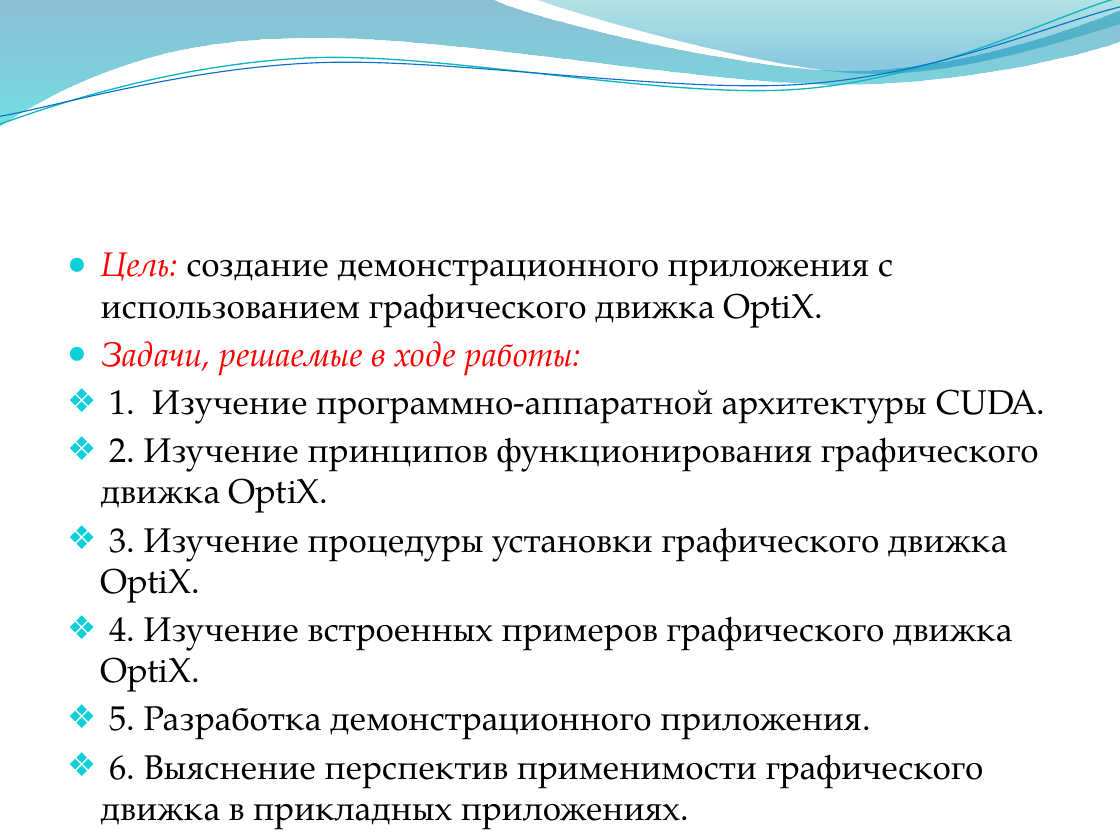
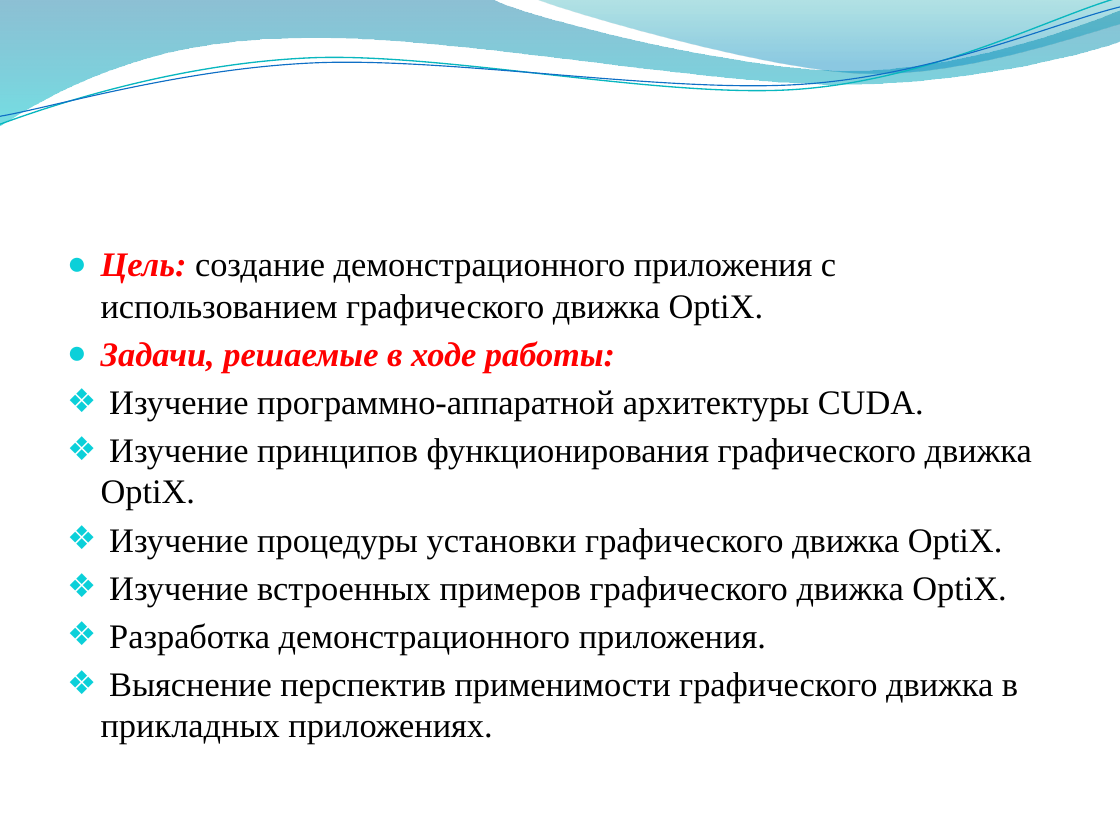
Before and after one commit to djbelyak/Optix-Research, a slide deck: slide 2 of Report/presentation.pptx. Drawn at 1120x840 pixels with LibreOffice and Linux fonts; fonts in the diff are those of the drawing; background and template pictures are left out. Boxes give left, top, right and bottom in pixels: in the first picture for what was removed or moved away, otherwise in the second. Text is boxed around its words. In the diff, an @@ line names an element or a change of style, - is before the commit and + after.

```diff
--- a/Report/presentation.pptx
+++ b/Report/presentation.pptx
@@ text at [101, 253, 836, 373]: font TeX Gyre Pagella to Times New Roman in "Цель: создание демонстрационного приложения с использованием ...", "Задачи, решаемые в ходе работы:"; bold on in "Цель:", "Задачи, решаемые в ходе работы:" @@
@@ text at [101, 390, 1032, 744]: text changed; font TeX Gyre Pagella to Times New Roman @@
-❖ 1. Изучение программно-аппаратной архитектуры CUDA.
-❖ 2. Изучение принципов функционирования графического движка OptiX.
-❖ 3. Изучение процедуры установки графического движка OptiX.
-❖ 4. Изучение встроенных примеров графического движка OptiX.
-❖ 5. Разработка демонстрационного приложения.
-❖ 6. Выяснение перспектив применимости графического движка в прикладных приложениях.
+❖ Изучение программно-аппаратной архитектуры CUDA.
+❖ Изучение принципов функционирования графического движка OptiX.
+❖ Изучение процедуры установки графического движка OptiX.
+❖ Изучение встроенных примеров графического движка OptiX.
+❖ Разработка демонстрационного приложения.
+❖ Выяснение перспектив применимости графического движка в прикладных приложениях.
```
Also in this commit, not shown: 8 other slides changed, 2 slides added, 2 slides removed, 1 other file.
